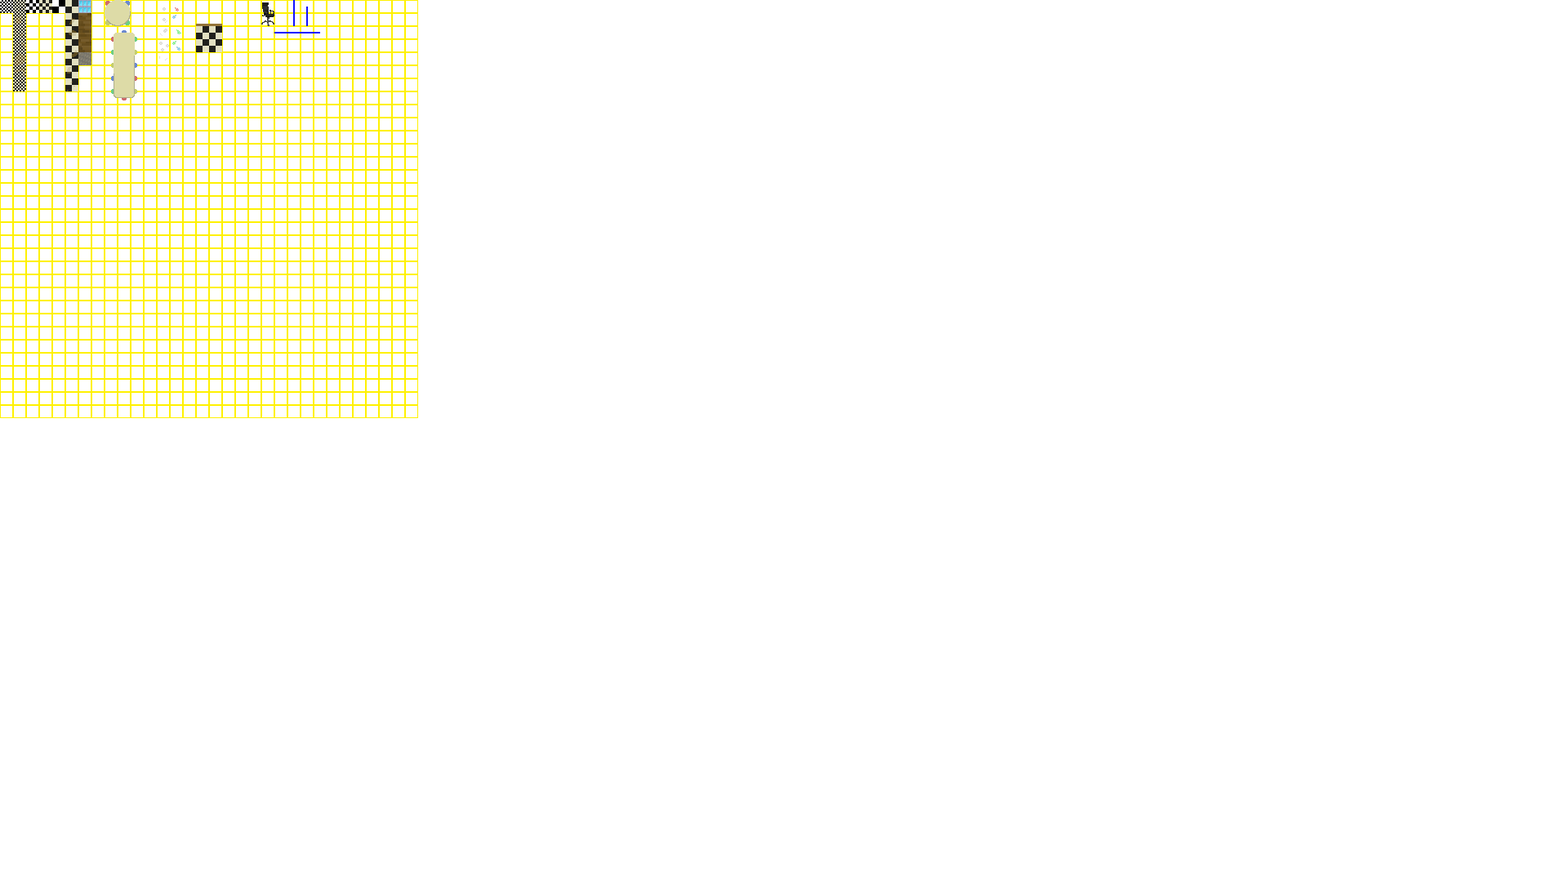
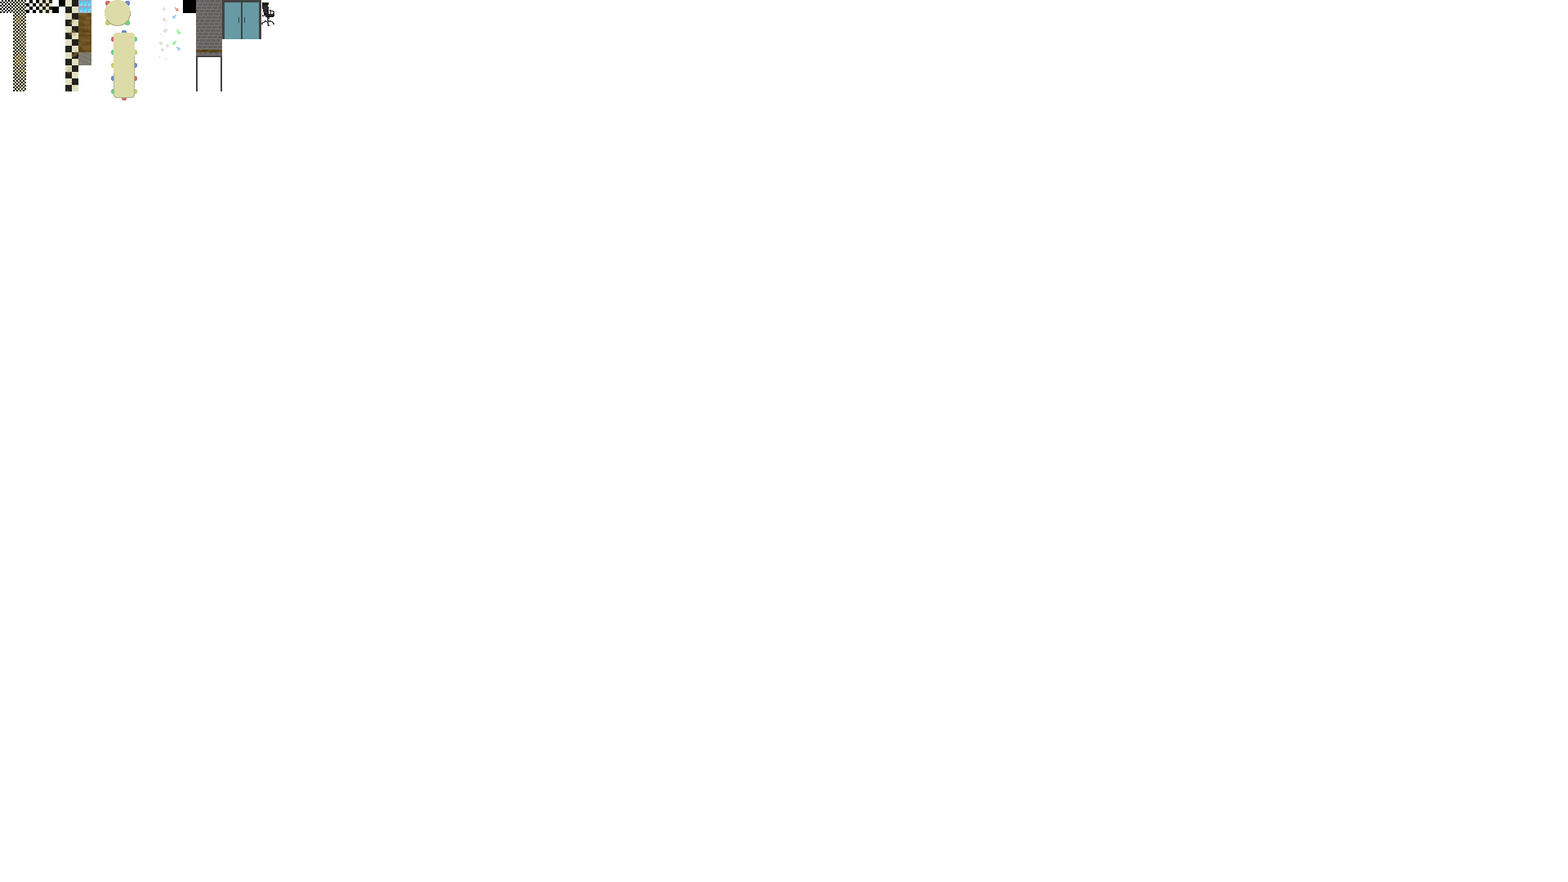
Two versions of the same layered image (1568×882). Layer-by-layer changes:
removed layer "Capa #4" over [261, 2, 275, 27]
removed layer "Capa #3" over [196, 23, 223, 53]
removed layer "Capa #2" over [104, 0, 321, 101]
removed layer "Capa #1" over [0, 13, 92, 92]
removed layer "Capa" over [0, 0, 419, 419]
added layer "Textures" above "Grid" over [0, 0, 275, 101]